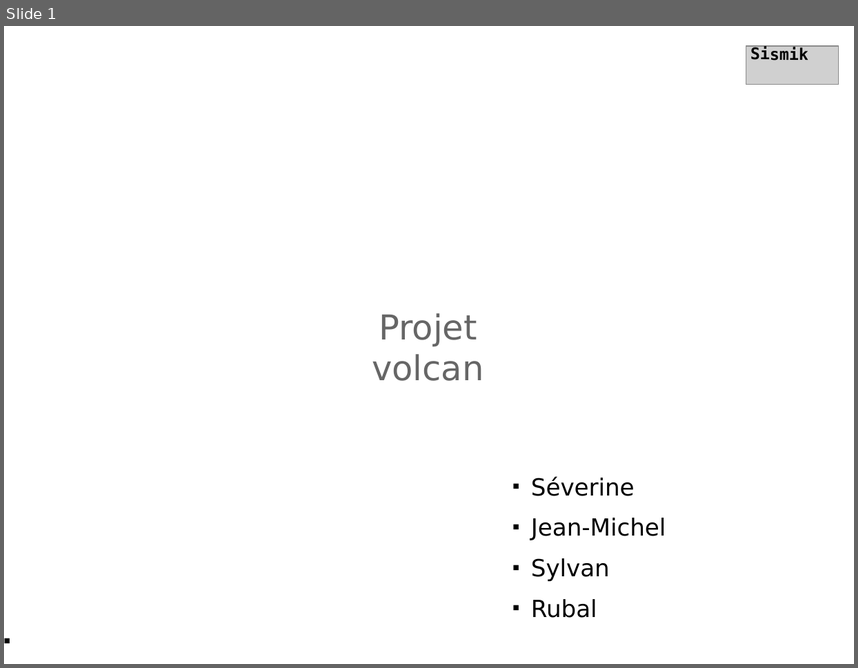
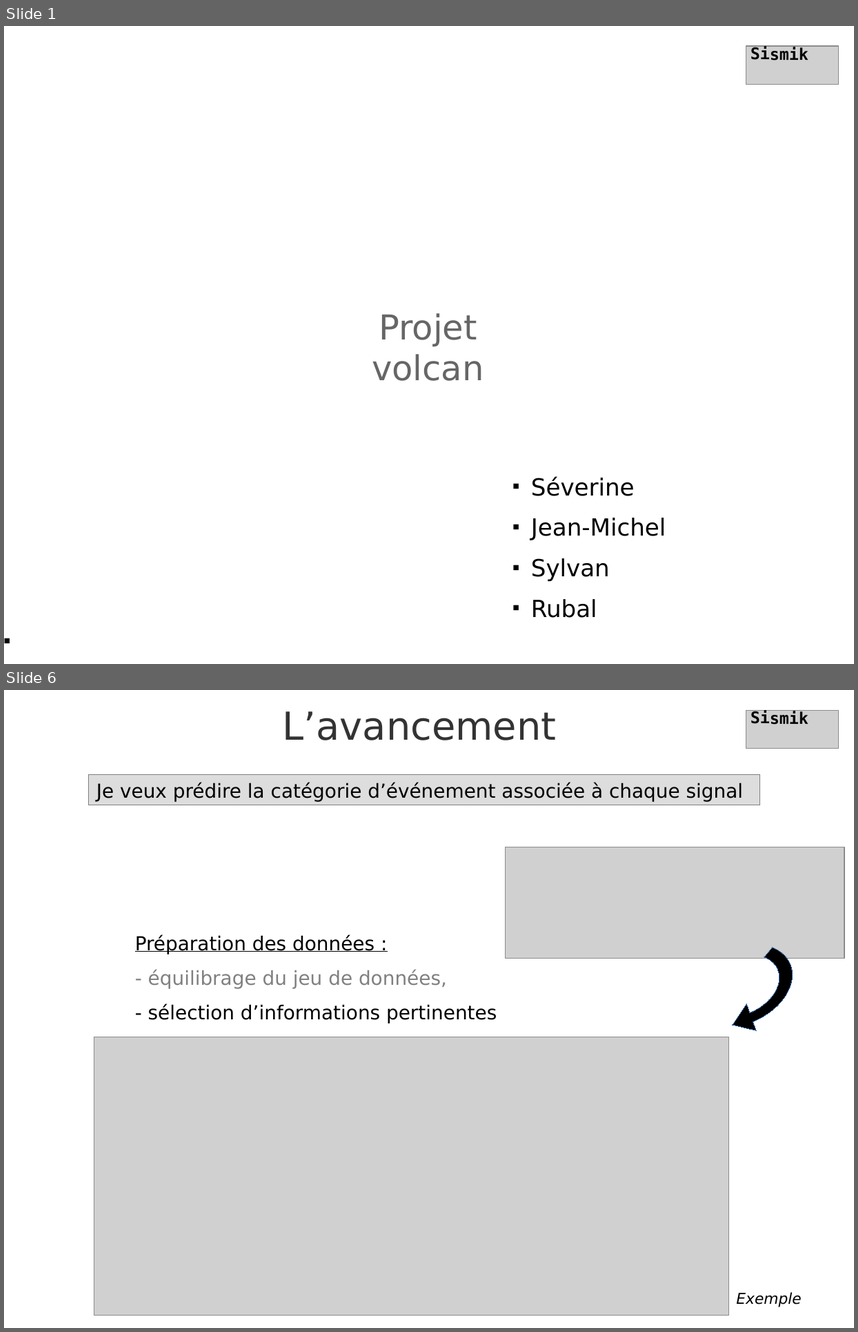
Before and after one commit to rubalravinder/cas_etude_volcano, a slide deck: prez_finale_sismik.odp. Shown one above the other, each under a label of ours: slide 1 before the commit, slides 1 and 6 after it; the slides between them are not shown. The pictures are 858x668 and 858x1332 pixels, drawn with LibreOffice and Linux fonts; fonts in the diff are those of the drawing; grey boxes stand for pictures; background and template pictures are left out. Boxes give left, top, right and bottom in pixels: in the first picture for what was removed or moved away, otherwise in the second. Text is boxed around its words. In the diff, an @@ line names an element or a change of style, - is before the commit and + after.

```diff
--- a/prez_finale_sismik.odp
+++ b/prez_finale_sismik.odp
@@ slide 6 added at [4, 690, 854, 1328], background picture (left out) @@
@@ picture added at [746, 710, 839, 749] @@
@@ text added at [751, 710, 809, 724], 15 pt, text #000000, bold @@
+Sismik
@@ title added at [283, 711, 557, 740], 36 pt, text #333333 @@
+L’avancement
@@ rectangle added at [89, 775, 760, 805], fill #DDDDDD, outline #808080 0 pt, 18 pt, text #000000 @@
+Je veux prédire la catégorie d’événement associée à chaque signal
@@ picture added at [506, 847, 845, 958] @@
@@ text added at [135, 934, 497, 1023], 18 pt, text #000000 @@
+Préparation des données :
+- équilibrage du jeu de données,
+- sélection d’informations pertinentes
@@ freeform shape added at [675, 928, 806, 1043], fill #000000, outline #3465A4 0 pt @@
@@ picture added at [94, 1037, 729, 1315] @@
@@ text added at [736, 1292, 801, 1307], 14 pt, text #000000, italic @@
+Exemple
```
Also in this commit, not shown: 3 slides changed, 17 other slides added, 10 slides removed, 4 other files.
